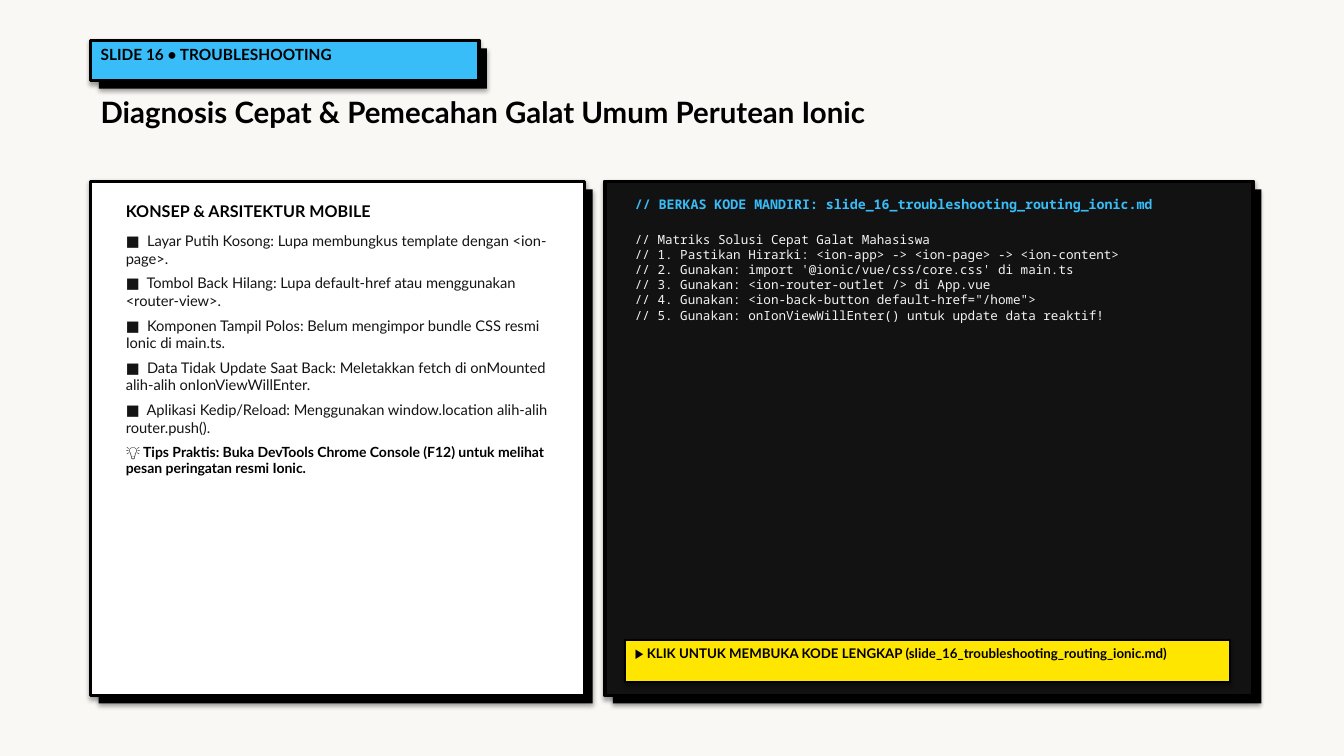
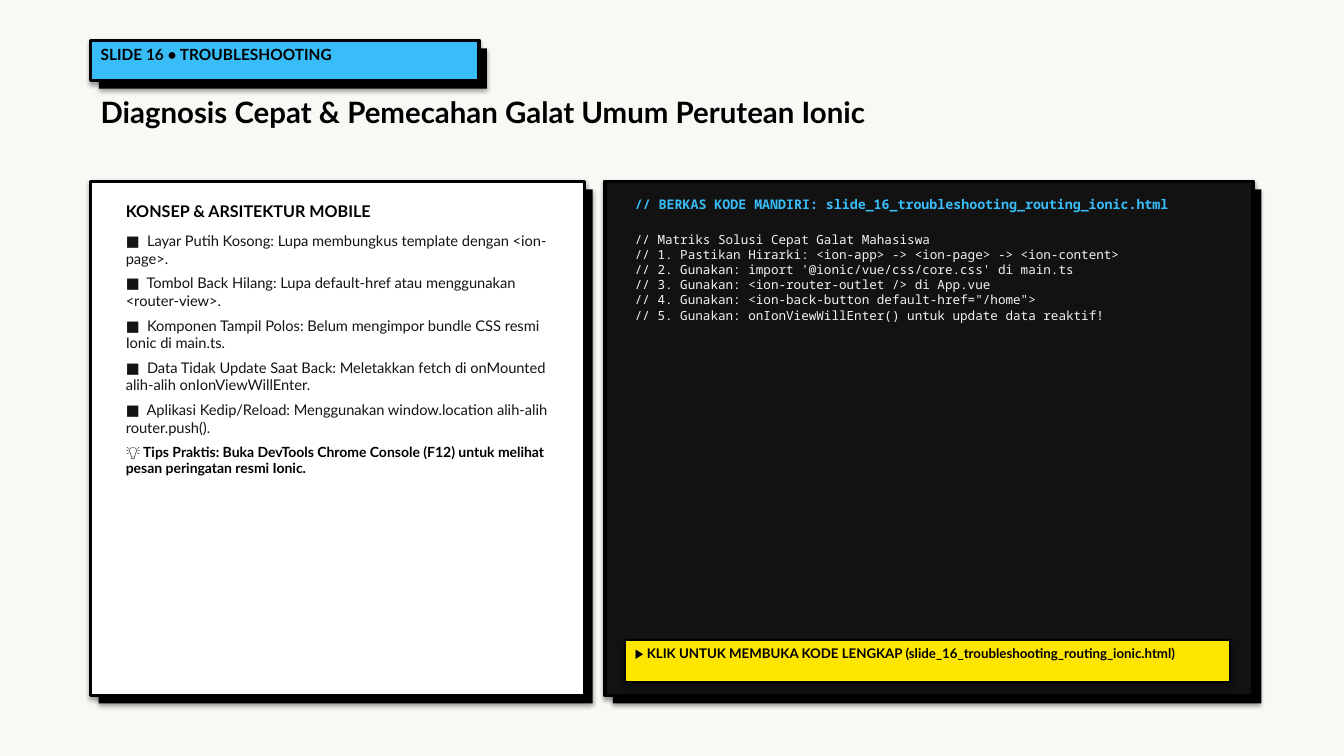
Before and after one commit to antonprafanto/tuweb_mobile2025, a slide deck: slide 16 of slide_presentasi/SESI_04_Dasar_Ionic_dan_Navigasi.pptx. Drawn at 1344x756 pixels with LibreOffice and Linux fonts; fonts in the diff are those of the drawing. Boxes give left, top, right and bottom in pixels: in the first picture for what was removed or moved away, otherwise in the second. Text is boxed around its words. In the diff, an @@ line names an element or a change of style, - is before the commit and + after.

```diff
--- a/slide_presentasi/SESI_04_Dasar_Ionic_dan_Navigasi.pptx
+++ b/slide_presentasi/SESI_04_Dasar_Ionic_dan_Navigasi.pptx
@@ text at (659, 198, 1168, 213): text changed @@
-// BERKAS KODE MANDIRI: slide_16_troubleshooting_routing_ionic.md
+// BERKAS KODE MANDIRI: slide_16_troubleshooting_routing_ionic.html
@@ text at (647, 647, 1175, 661): text changed @@
-▶ KLIK UNTUK MEMBUKA KODE LENGKAP (slide_16_troubleshooting_routing_ionic.md)
+▶ KLIK UNTUK MEMBUKA KODE LENGKAP (slide_16_troubleshooting_routing_ionic.html)
```
Also in this commit, not shown: 4 other slides changed, 22 other files.
